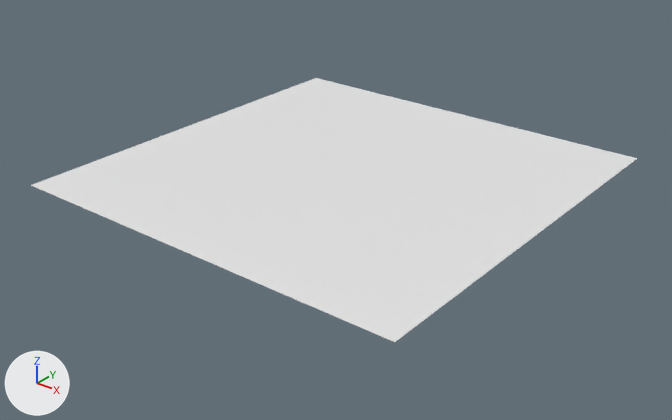
Two versions of the Blender file Assets/Models/map01.blend, one commit apart.
Before and after are seen from a 50 mm lens placed at (73.5, -93.7, 51.7), pointed at (1.1, -3.1, -4.4). The axes (+X, +Y, +Z) are drawn at lower left. The lights are the same throughout.
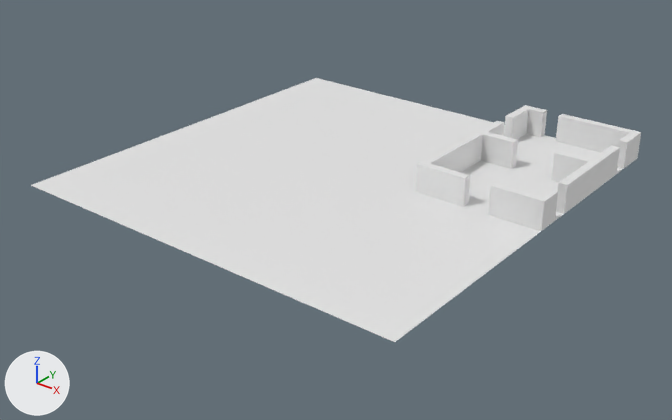
Pixel boxes (x1, y1, x2, y2) of what changed, in the pictures (672 x 420 px):
'Grid', reshaped: before (31, 78, 637, 342); after (31, 78, 641, 342)
part 1 of me_grid_003, built on: before (416, 130, 637, 231); after (416, 105, 641, 231)

What the commit changed:
me_grid_003 is used by ob_grid; location (0.0, 0.0, 0.0).
me_grid_003 had 2500 vertices, 2401 faces and spanned x -30.0..30.0, y -30.0..30.0, z 0.0.
me_grid_003 now has 2652 vertices, 2553 faces and spans x -30.0..30.0, y -30.0..30.0, z 0.0..4.0.
Part 1, on me_grid_003:
71 faces are deleted.
152 new vertices lie (0.0, 0.0, 4.0) away from vertices in x 11.6..30.0, y 0.6..30.0, z 0.0.
223 new faces join them.
